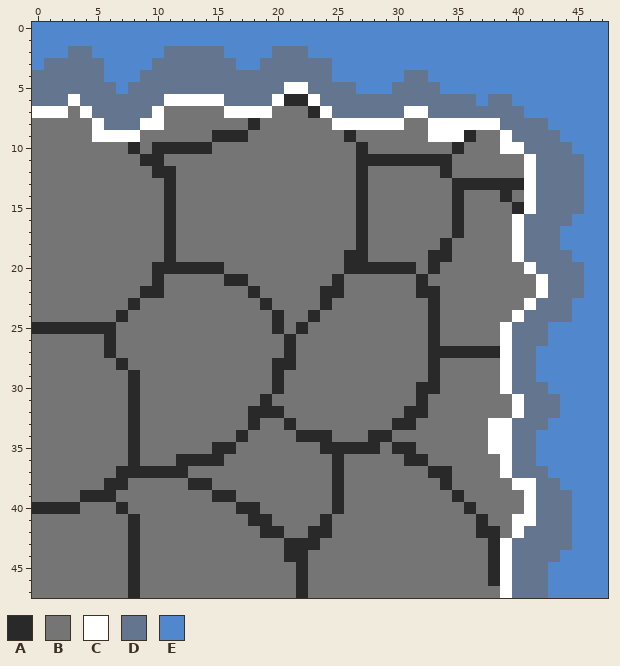
Edited in one commit: pixel-art sprite (res/DUNGEON/5308.png). Above: the version before the commit.
The file is 48x48 pixels.
Palette (. is transparent): A #292929  B #757575  C #ffffff  D #64758f  E #5087cd
Pixels before, first column x 0:
 0 EEEEEEEEEEEEEEEEEEEEEEEEEEEEEEEEEEEEEEEEEEEEEEEE
 1 EEEEEEEEEEEEEEEEEEEEEEEEEEEEEEEEEEEEEEEEEEEEEEEE
 2 EEEDDEEEEEEDDDDDEEEEDDDEEEEEEEEEEEEEEEEEEEEEEEEE
 3 EDDDDDEEEEDDDDDDDEEDDDDDDEEEEEEEEEEEEEEEEEEEEEEE
 4 DDDDDDEEEDDDDDDDDDDDDDDDDEEEEEEDDEEEEEEEEEEEEEEE
 5 DDDDDDDEDDDDDDDDDDDDDCCDDDDEEEDDDDEEEEEEEEEEEEEE
 6 DDDCDDDDDDDCCCCCDDDDCAACDDDDDDDDDDDDDEDDEEEEEEEE
 7 CCCBCDDDDDCBBBBBCCCCBBBACDDDDDDCCDDDDDDDDEEEEEEE
 8 BBBBBCDDDCCBBBBBBBABBBBBBCCCCCCBBCCCCCCDDDDEEEEE
 9 BBBBBCCCCBBBBBBAAABBBBBBBBABBBBBBCCCABBCDDDDEEEE
10 BBBBBBBBABAAAAABBBBBBBBBBBBABBBBBBBABBBCCDDDDEEE
11 BBBBBBBBBAABBBBBBBBBBBBBBBBAAAAAAAABBBBBBCDDDDEE
12 BBBBBBBBBBAABBBBBBBBBBBBBBBABBBBBBABBBBBBCDDDDEE
13 BBBBBBBBBBBABBBBBBBBBBBBBBBABBBBBBBAAAAAACDDDDEE
14 BBBBBBBBBBBABBBBBBBBBBBBBBBABBBBBBBABBBABCDDDDEE
15 BBBBBBBBBBBABBBBBBBBBBBBBBBABBBBBBBABBBBACDDDDEE
16 BBBBBBBBBBBABBBBBBBBBBBBBBBABBBBBBBABBBBCDDDDEEE
17 BBBBBBBBBBBABBBBBBBBBBBBBBBABBBBBBBABBBBCDDDEEEE
18 BBBBBBBBBBBABBBBBBBBBBBBBBBABBBBBBABBBBBCDDDEEEE
19 BBBBBBBBBBBABBBBBBBBBBBBBBAABBBBBAABBBBBCDDDDEEE
20 BBBBBBBBBBAAAAAABBBBBBBBBBAAAAAABABBBBBBBCDDDDEE
21 BBBBBBBBBBABBBBBAABBBBBBBABBBBBBABBBBBBBBBCDDDEE
22 BBBBBBBBBAABBBBBBBABBBBBAABBBBBBAABBBBBBBBCDDDEE
23 BBBBBBBBABBBBBBBBBBABBBBABBBBBBBBABBBBBBBCDDDEEE
24 BBBBBBBABBBBBBBBBBBBABBABBBBBBBBBABBBBBBCDDDDEEE
25 AAAAAAABBBBBBBBBBBBBABABBBBBBBBBBABBBBBCDDDEEEEE
26 BBBBBBABBBBBBBBBBBBBBABBBBBBBBBBBABBBBBCDDDEEEEE
27 BBBBBBABBBBBBBBBBBBBBABBBBBBBBBBBAAAAAACDDEEEEEE
28 BBBBBBBABBBBBBBBBBBBAABBBBBBBBBBBABBBBBCDDEEEEEE
29 BBBBBBBBABBBBBBBBBBBABBBBBBBBBBBBABBBBBCDDEEEEEE
30 BBBBBBBBABBBBBBBBBBBABBBBBBBBBBBAABBBBBCDDDEEEEE
31 BBBBBBBBABBBBBBBBBBABBBBBBBBBBBBABBBBBBBCDDDEEEE
32 BBBBBBBBABBBBBBBBBAAABBBBBBBBBBAABBBBBBBCDDDEEEE
33 BBBBBBBBABBBBBBBBBABBABBBBBBBBAABBBBBBCCDDDEEEEE
34 BBBBBBBBABBBBBBBBABBBBAAABBBAABBBBBBBBCCDDEEEEEE
35 BBBBBBBBABBBBBBAABBBBBBBAAAAABAABBBBBBCCDDEEEEEE
36 BBBBBBBBABBBAAAABBBBBBBBBABBBBBAABBBBBBCDDEEEEEE
37 BBBBBBBAAAAAABBBBBBBBBBBBABBBBBBBAABBBBCDDDEEEEE
38 BBBBBBAABBBBBAABBBBBBBBBBABBBBBBBBABBBBBCCDDEEEE
39 BBBBAAABBBBBBBBAABBBBBBBBABBBBBBBBBABBBBBCDDDEEE
40 AAAABBBABBBBBBBBBAABBBBBBABBBBBBBBBBABBBBCDDDEEE
41 BBBBBBBBABBBBBBBBBAABBBBABBBBBBBBBBBBABBCCDDDEEE
42 BBBBBBBBABBBBBBBBBBAABBAABBBBBBBBBBBBAABCDDDDEEE
43 BBBBBBBBABBBBBBBBBBBBAAABBBBBBBBBBBBBBACDDDDDEEE
44 BBBBBBBBABBBBBBBBBBBBAABBBBBBBBBBBBBBBACDDDDEEEE
45 BBBBBBBBABBBBBBBBBBBBBABBBBBBBBBBBBBBBACDDDEEEEE
46 BBBBBBBBABBBBBBBBBBBBBABBBBBBBBBBBBBBBACDDDEEEEE
47 BBBBBBBBABBBBBBBBBBBBBABBBBBBBBBBBBBBBBCDDDEEEEE
Now the later version:
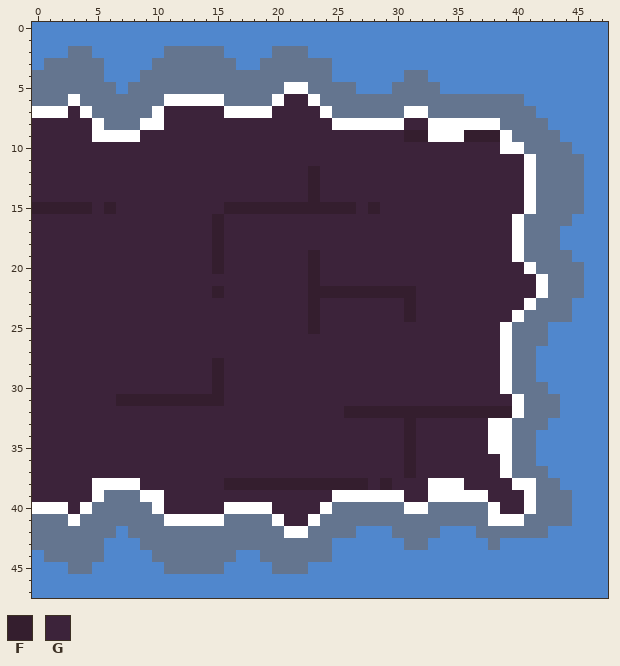
Colours new in this view: F #341e2e  G #3c233a
The edit:
Changed rows in their new state; - is an unchanged pixel.
first column x 0:
 6 ---------------------GG--------------D--D----
 7 ---G-------GGGGG----GGGG-----------------D---
 8 GGGGG------GGGGGGGGGGGGGG------GG------------
 9 GGGGG----GGGGGGGGGGGGGGGGGGGGGGFF---FFF------
10 GGGGGGGGGGGGGGGGGGGGGGGGGGGGGGGGGGGGGGG------
11 GGGGGGGGGGGGGGGGGGGGGGGGGGGGGGGGGGGGGGGGG----
12 GGGGGGGGGGGGGGGGGGGGGGGFGGGGGGGGGGGGGGGGG----
13 GGGGGGGGGGGGGGGGGGGGGGGFGGGGGGGGGGGGGGGGG----
14 GGGGGGGGGGGGGGGGGGGGGGGFGGGGGGGGGGGGGGGGG----
15 FFFFFGFGGGGGGGGGFFFFFFFFFFFGFGGGGGGGGGGGG----
16 GGGGGGGGGGGGGGGFGGGGGGGGGGGGGGGGGGGGGGGG-----
17 GGGGGGGGGGGGGGGFGGGGGGGGGGGGGGGGGGGGGGGG-----
18 GGGGGGGGGGGGGGGFGGGGGGGGGGGGGGGGGGGGGGGG-----
19 GGGGGGGGGGGGGGGFGGGGGGGFGGGGGGGGGGGGGGGG-----
20 GGGGGGGGGGGGGGGFGGGGGGGFGGGGGGGGGGGGGGGGG----
21 GGGGGGGGGGGGGGGGGGGGGGGFGGGGGGGGGGGGGGGGGG---
22 GGGGGGGGGGGGGGGFGGGGGGGFFFFFFFFFGGGGGGGGGG---
23 GGGGGGGGGGGGGGGGGGGGGGGFGGGGGGGFGGGGGGGGG----
24 GGGGGGGGGGGGGGGGGGGGGGGFGGGGGGGFGGGGGGGG-----
25 GGGGGGGGGGGGGGGGGGGGGGGFGGGGGGGGGGGGGGG------
26 GGGGGGGGGGGGGGGGGGGGGGGGGGGGGGGGGGGGGGG------
27 GGGGGGGGGGGGGGGGGGGGGGGGGGGGGGGGGGGGGGG------
28 GGGGGGGGGGGGGGGFGGGGGGGGGGGGGGGGGGGGGGG------
29 GGGGGGGGGGGGGGGFGGGGGGGGGGGGGGGGGGGGGGG------
30 GGGGGGGGGGGGGGGFGGGGGGGGGGGGGGGGGGGGGGG------
31 GGGGGGGFFFFFFFFFGGGGGGGGGGGGGGGGGGGGGGGG-----
32 GGGGGGGGGGGGGGGGGGGGGGGGGGFFFFFFFFFFFFFF-----
33 GGGGGGGGGGGGGGGGGGGGGGGGGGGGGGGFGGGGGG-------
34 GGGGGGGGGGGGGGGGGGGGGGGGGGGGGGGFGGGGGG-------
35 GGGGGGGGGGGGGGGGGGGGGGGGGGGGGGGFGGGGGG-------
36 GGGGGGGGGGGGGGGGGGGGGGGGGGGGGGGFGGGGGGG------
37 GGGGGGGGGGGGGGGGGGGGGGGGGGGGGGGFGGGGGGG------
38 GGGGGCCCCGGGGGGGFFFFFFFFFFFFGFGGGCCCGGGG-----
39 GGGGGCDDDCCGGGGGGGGGGGGGGCCCCCCGGCCCCCGGG----
40 CCCGCDDDDDCGGGGGCCCCGGGGCDDDDDDCCDDDDDCGG----
41 DDDCDDDDDDDCCCCCDDDDCGGCDDDDDDDDDDDDDDCC-D---
42 DDDDDDDEDDDDDDDDDDDDDCCDDDDEEEDDDDEEEDDDD--EE
43 DDDDDDEEEDDDDDDDDDDDDDDDDEEEEEEDDEEEEEDEEEEEE
44 EDDDDDEEEEDDDDDDDEEDDDDDDEEEEEEEEEEEEEEEEEEE-
45 EEEDDEEEEEEDDDDDEEEEDDDEEEEEEEEEEEEEEEEEEEE--
46 EEEEEEEEEEEEEEEEEEEEEEEEEEEEEEEEEEEEEEEEEEE--
47 EEEEEEEEEEEEEEEEEEEEEEEEEEEEEEEEEEEEEEEEEEE--
